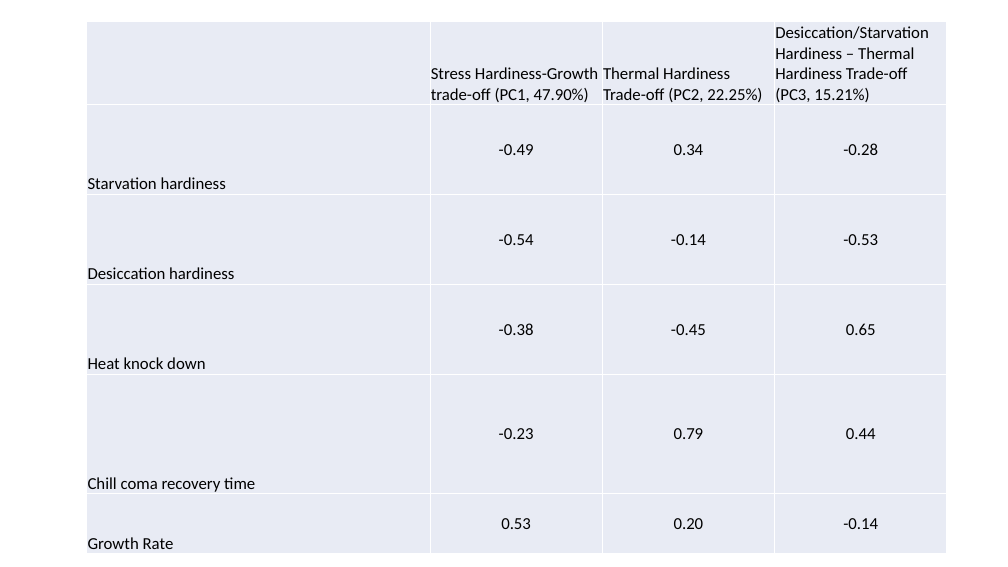
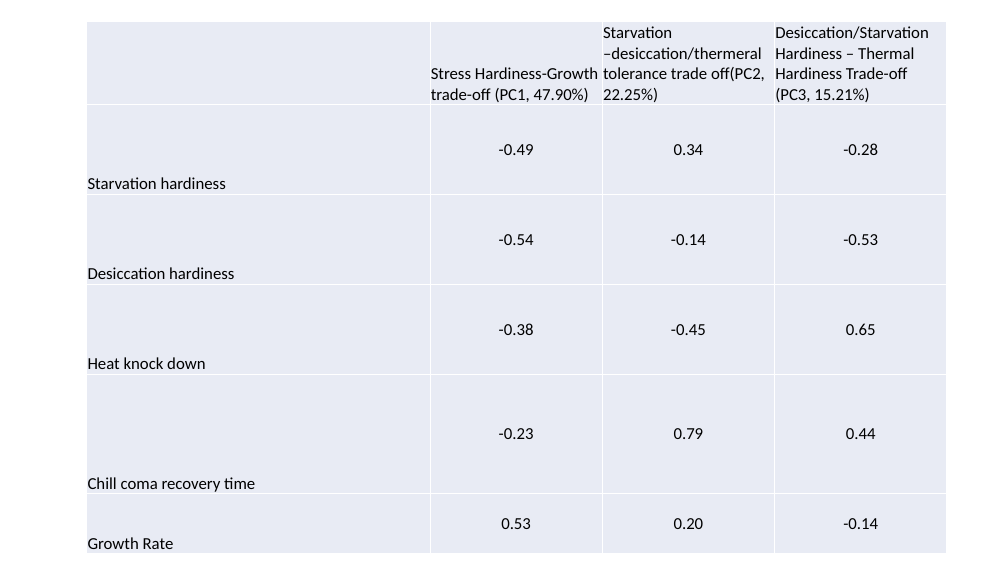
Before and after one commit to chaochen88/latitudinal_variation, a slide deck: slide 2 of 2018-04-02_figure_layout.pptx. Drawn at 1008x567 pixels with LibreOffice and Linux fonts; fonts in the diff are those of the drawing. Boxes give left, top, right and bottom in pixels: in the first picture for what was removed or moved away, otherwise in the second. Text is boxed around its words. In the diff, an @@ line names an element or a change of style, - is before the commit and + after.

```diff
--- a/2018-04-02_figure_layout.pptx
+++ b/2018-04-02_figure_layout.pptx
@@ table at [87,22,948,553] @@
-row 1, column 3: Thermal Hardiness Trade-off (PC2, 22.25%)
+row 1, column 3: Starvation –desiccation/thermeral tolerance trade off(PC2, 22.25%)
```
Also in this commit, not shown: 2 slides added, 2 slides removed, 1 other file.
